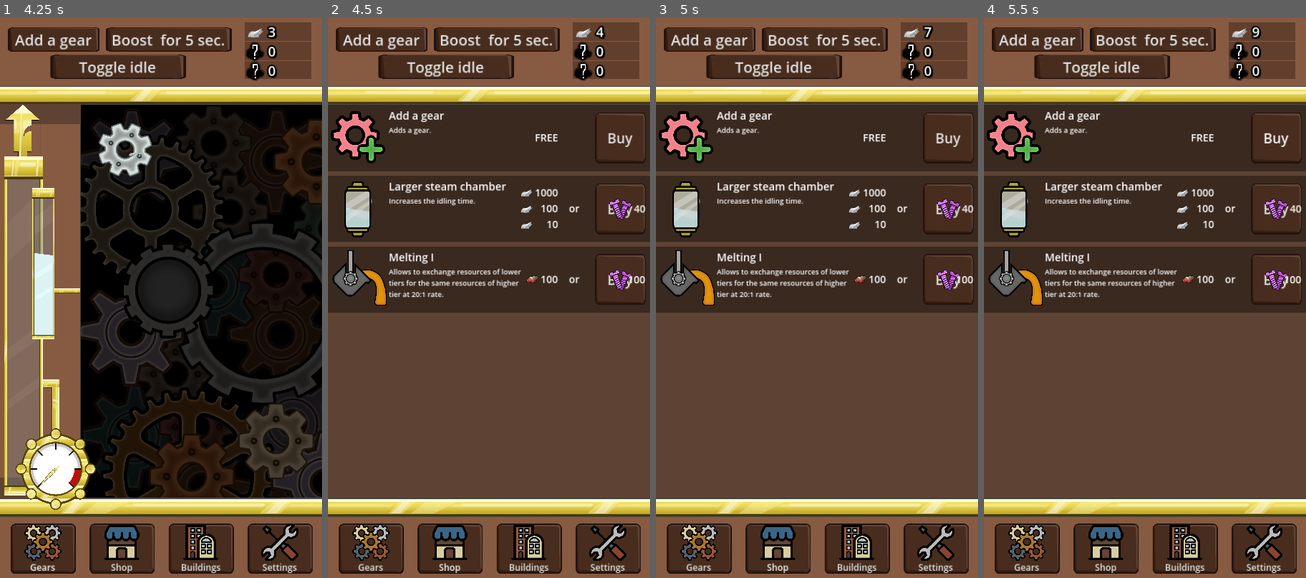
Above: before the commit, frames 1-4 (left to right).
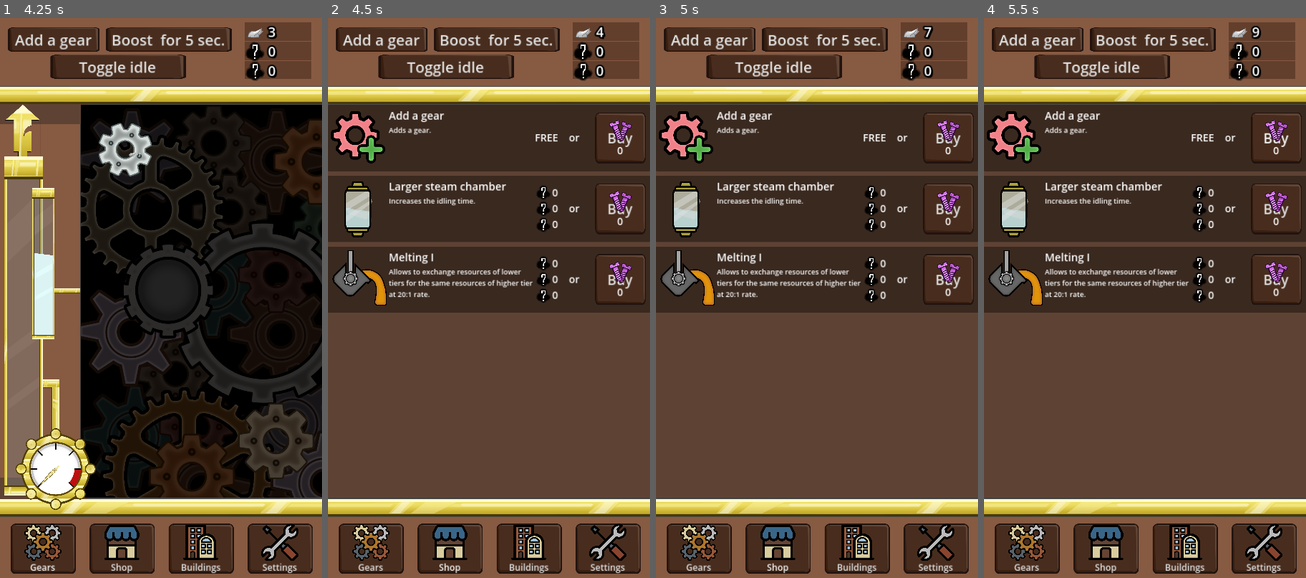
Above: after the commit, the same moments.

Repository: IIS-Mobile/PGiAnUP_zima_2024_stacjonarne_Catblast_Studio
Game: Godot game, scene res://scenes/main.tscn
Same seed, same stepped clock (60 frames per second), same inputs: the game is played once before the commit and once after it.
Inputs (mouse positions are in pixels of both pictures, inside the frame that each line leads up to):
- Up to frame 1 (4.25 s): click "Add a gear" at 0.5 s; click "Boost for 5 sec." at 1.25 s; click "Toggle idle" at 2 s; click (199, 303) at 2.75 s; click "Gears" at 3.5 s
- Up to frame 2 (4.5 s): click "Shop" at 4.25 s
- Up to frame 3 (5 s): no input
- Up to frame 4 (5.5 s): click "Buy" at 5 s

Frame 1 is identical in both runs. In frame 2, 1.5% of the frame differs, in the area x 18-99%, y 18-51%; in frame 3, 1.5%; in frame 4, 1.5%.
Error after the commit: Invalid assignment of property or key 'visible' with value of type 'bool' on a base object of type 'null instance'. (res://scenes/shop_item.gd:69)

Commit message:
Tiny shop UI change

Diff:
--- a/scenes/product_bar.tscn
+++ b/scenes/product_bar.tscn
@@ -155,25 +155,10 @@
 expand_mode = 3
 stretch_mode = 6
 
-[node name="HBoxContainer3" type="HBoxContainer" parent="Panel/MarginContainer/Button"]
-layout_mode = 1
-anchors_preset = 6
-anchor_left = 1.0
-anchor_top = 0.5
-anchor_right = 1.0
-anchor_bottom = 0.5
-offset_left = -19.0
-offset_top = -23.5
-offset_bottom = 23.5
-grow_horizontal = 0
-grow_vertical = 2
+[node name="PremiumPrice" type="Label" parent="Panel/MarginContainer/Button/HBoxContainer2"]
+layout_mode = 2
 size_flags_horizontal = 4
-size_flags_vertical = 4
-
-[node name="PremiumPrice" type="Label" parent="Panel/MarginContainer/Button/HBoxContainer3"]
-layout_mode = 2
-size_flags_horizontal = 8
-size_flags_vertical = 0
+size_flags_vertical = 8
 theme_override_font_sizes/font_size = 34
 text = "0"
 horizontal_alignment = 1
